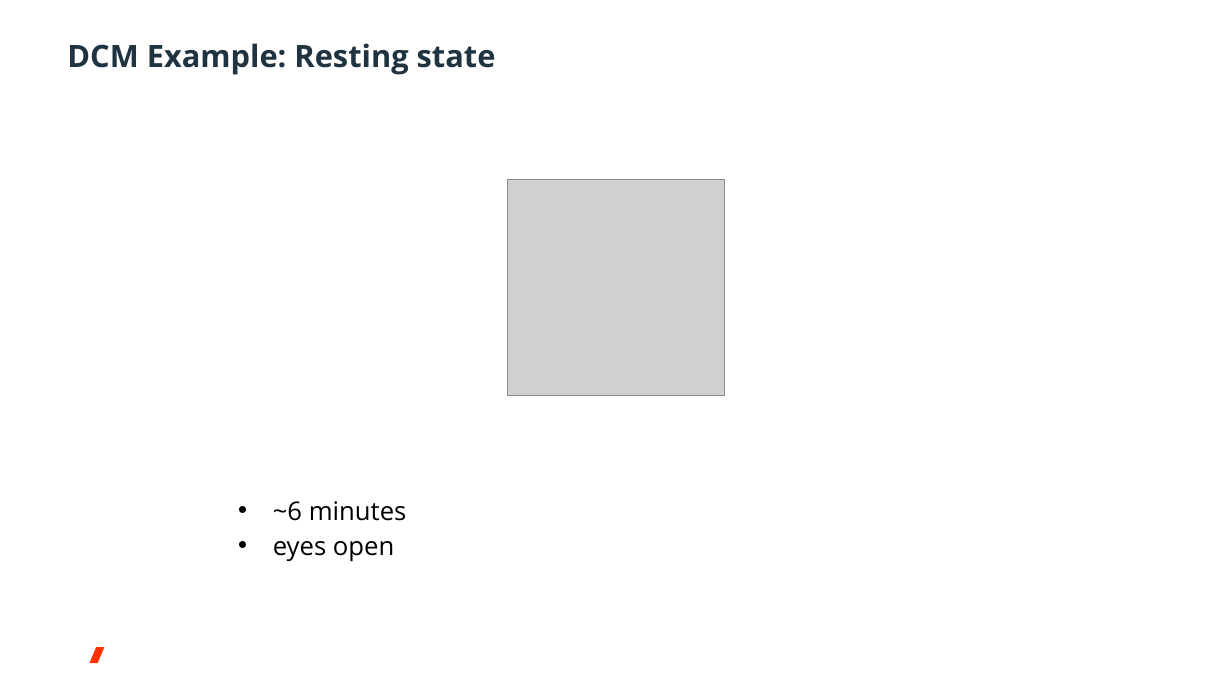
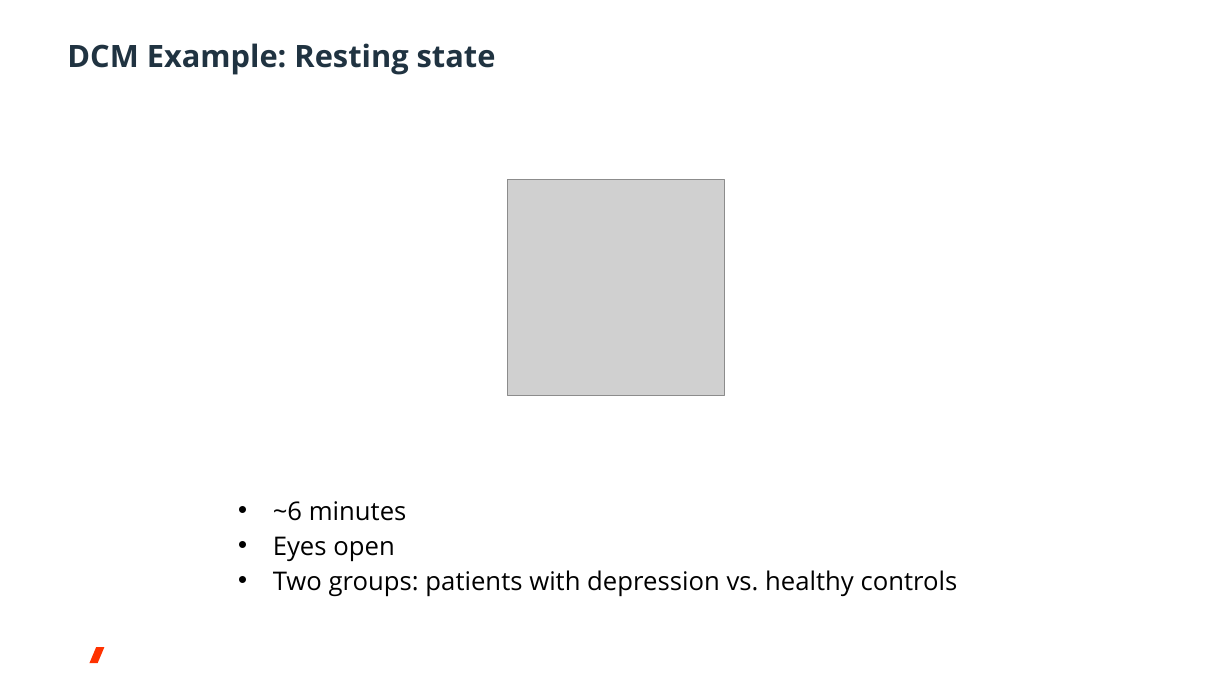
Before and after one commit to da-wi/workshop_brainfood, a slide deck: slide 7 of slides/brainfood_DCM_workshop.pptx. Drawn at 1232x693 pixels with LibreOffice and Linux fonts; fonts in the diff are those of the drawing; grey boxes stand for pictures; background and template pictures are left out. Boxes give left, top, right and bottom in pixels: in the first picture for what was removed or moved away, otherwise in the second. Text is boxed around its words. In the diff, an @@ line names an element or a change of style, - is before the commit and + after.

Commit message:
changed ppt

```diff
--- a/slides/brainfood_DCM_workshop.pptx
+++ b/slides/brainfood_DCM_workshop.pptx
@@ text at bbox=[273, 536, 958, 597]: text changed @@
-          • eyes open
+          • Eyes open
+          • Two groups: patients with depression vs. healthy controls
```
Also in this commit, not shown: 1 other slide changed.
